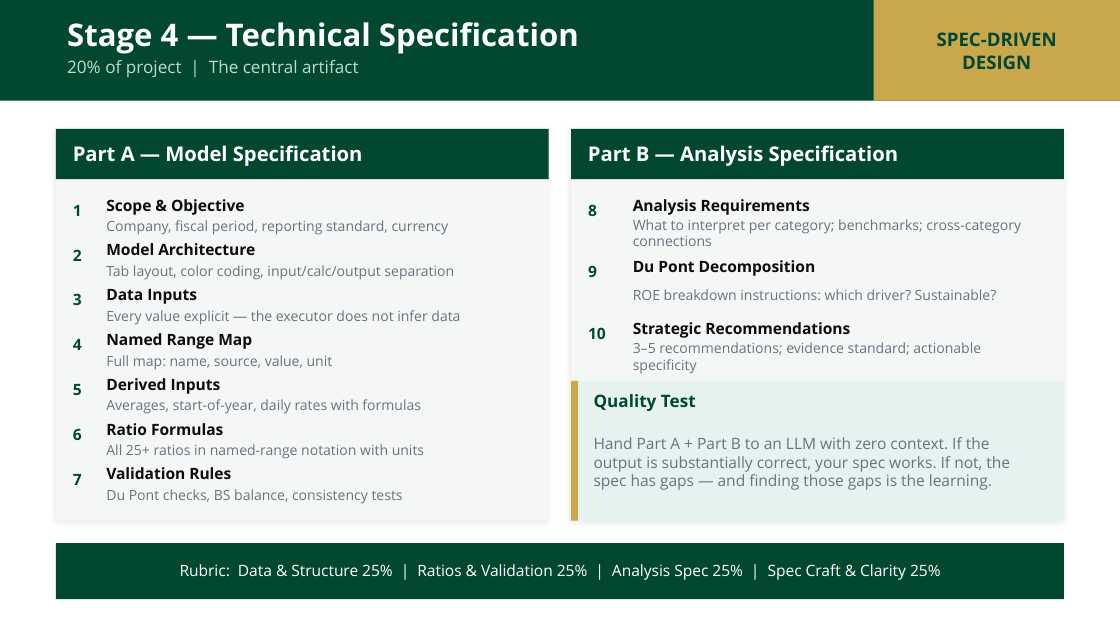
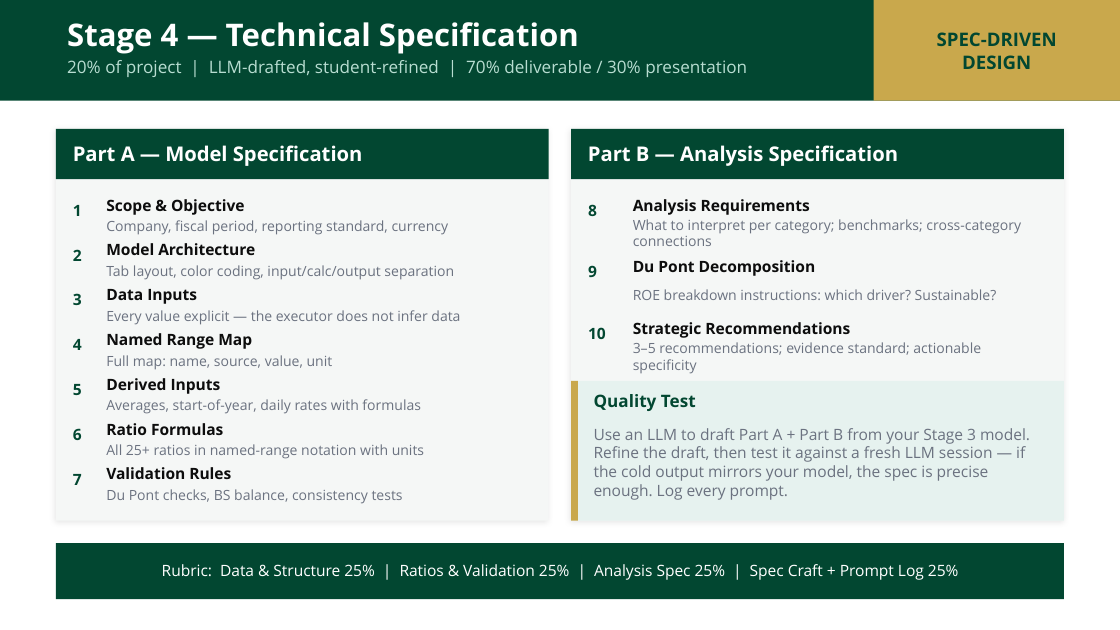
Before and after one commit to adamwstauffer/shidler, a slide deck: slide 9 of courses/BUS-629-VEMBA-International-Corporate-Finance/BUS629_AI_Ratios_Project.pptx. Drawn at 1120x630 pixels with LibreOffice and Linux fonts; fonts in the diff are those of the drawing. Boxes give left, top, right and bottom in pixels: in the first picture for what was removed or moved away, otherwise in the second. Text is boxed around its words. In the diff, an @@ line names an element or a change of style, - is before the commit and + after.

```diff
--- a/courses/BUS-629-VEMBA-International-Corporate-Finance/BUS629_AI_Ratios_Project.pptx
+++ b/courses/BUS-629-VEMBA-International-Corporate-Finance/BUS629_AI_Ratios_Project.pptx
@@ text at (x1=67, y1=60, x2=747, y2=77): text changed @@
-20% of project | The central artifact
+20% of project | LLM-drafted, student-refined | 70% deliverable / 30% presentation
@@ text at (x1=594, y1=428, x2=1030, y2=500): text changed @@
-Hand Part A + Part B to an LLM with zero context. If the output is substantially correct, your spec works. If not, the spec has gaps — and finding those gaps is the learning.
+Use an LLM to draft Part A + Part B from your Stage 3 model. Refine the draft, then test it against a fresh LLM session — if the cold output mirrors your model, the spec is precise enough. Log every prompt.
@@ text at (x1=162, y1=564, x2=959, y2=580): text changed @@
-Rubric: Data & Structure 25% | Ratios & Validation 25% | Analysis Spec 25% | Spec Craft & Clarity 25%
+Rubric: Data & Structure 25% | Ratios & Validation 25% | Analysis Spec 25% | Spec Craft + Prompt Log 25%
```
Also in this commit, not shown: 6 other slides changed.
